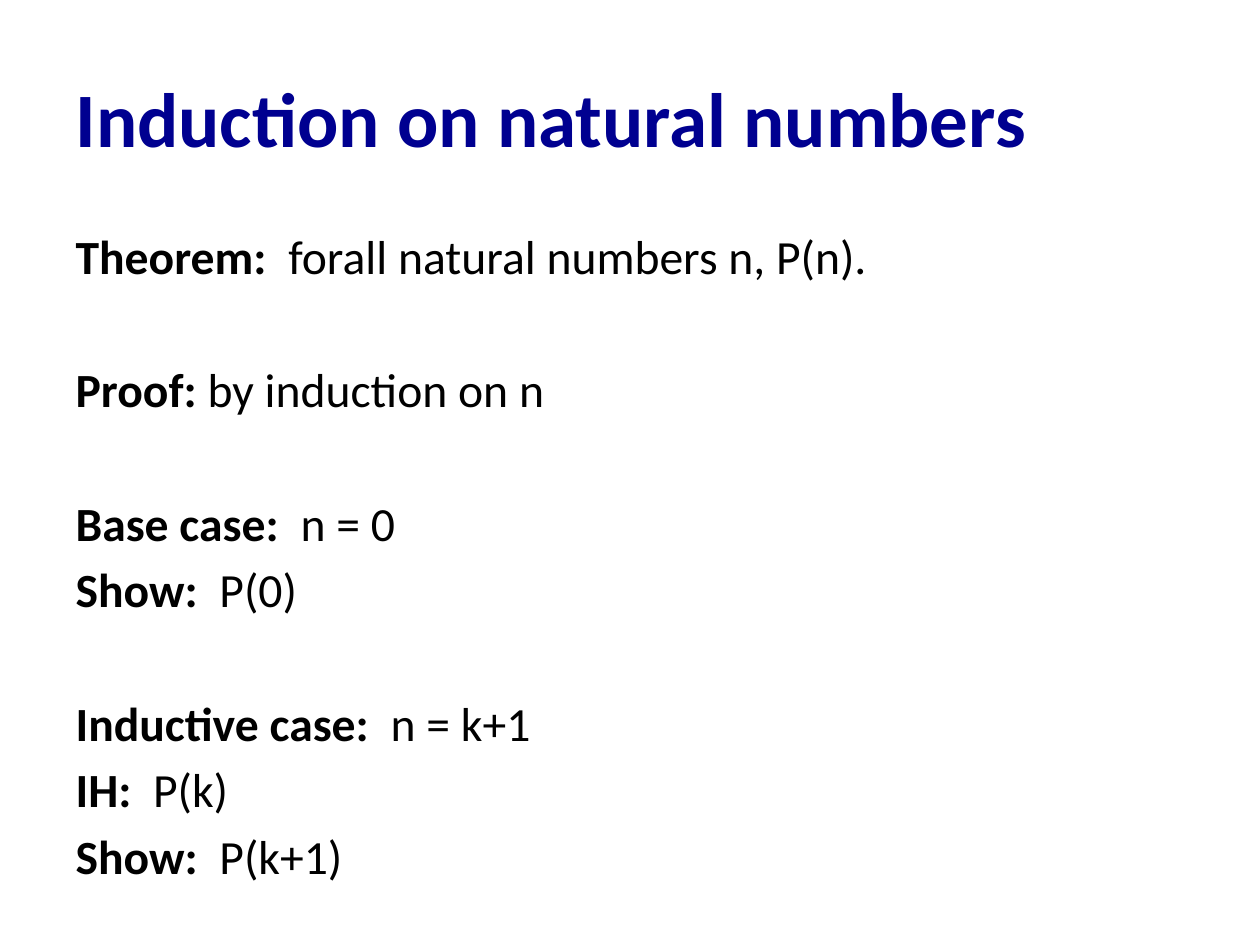
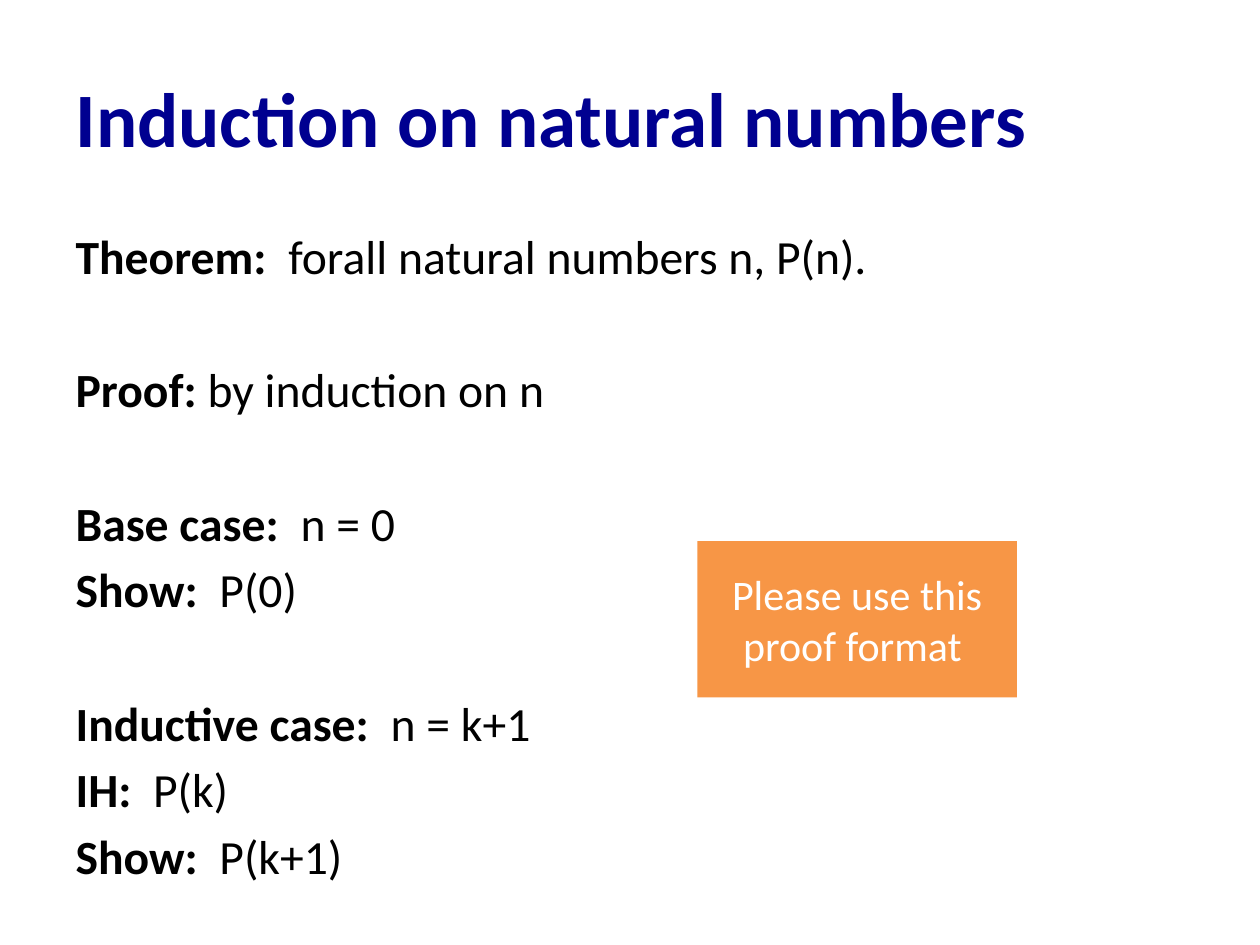
Before and after one commit to cs3110/materials-2019fa, a slide deck: slide 21 of 20-proofs/lec.pptx. Drawn at 1260x945 pixels with LibreOffice and Linux fonts; fonts in the diff are those of the drawing. Boxes give left, top, right and bottom in pixels: in the first picture for what was removed or moved away, otherwise in the second. Text is boxed around its words. In the diff, an @@ line names an element or a change of style, - is before the commit and + after.

```diff
--- a/20-proofs/lec.pptx
+++ b/20-proofs/lec.pptx
@@ rectangle added at [698,542,1018,698], fill #F79646, 24 pt, text #FFFFFF @@
+Please use this proof format
```
Also in this commit, not shown: 9 other slides changed, 4 slides added, 1 other file.
